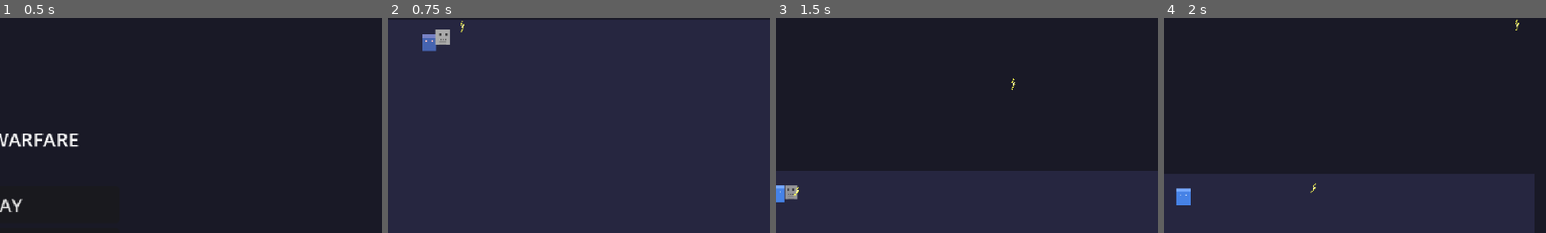
Above: before the commit, frames 1-4 (left to right).
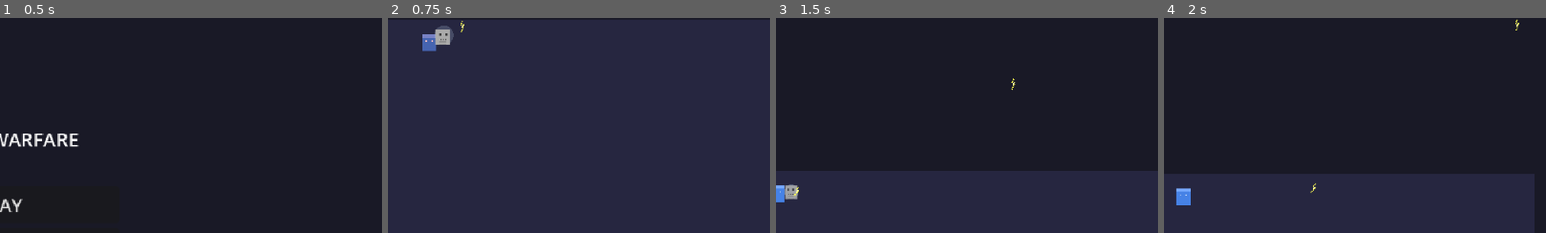
Above: after the commit, the same moments.

Repository: LshMakh/RealmWarfare
Game: Godot game, scene res://scenes/main_menu/main_menu.tscn
The game is run twice, just before and just after one commit, with the same random seed, the same clock (stepped at 60 frames per second) and the same inputs.
Inputs (mouse positions are % of the whole screen's width and height, from its top left):
- Up to frame 1 (0.5 s): no input
- Up to frame 2 (0.75 s): click "PLAY" at 0.5 s
- Up to frame 3 (1.5 s): move the mouse to (72, 45) at 1.27 s; hold D (move_right) from 1.28 s (still down); click (72, 45) at 1.42 s
- Up to frame 4 (2 s): keep holding D (move_right)
The pictures show only the part of the screen within x 50-100%, y 9-59%; the shares and areas given below are measured in that part.

Frame 1 is identical in both runs. In frame 2, less than 0.1% of the frame differs, in the area x 12-18%, y 3-12%; in frame 3, less than 0.1%; in frame 4, nothing differs.

Commit message:
feat: overhaul all blessing visual effects for clear player feedback
- Thunder Ring: bright electric blue expanding ring with white core,
  z_index fix (was behind everything), longer visibility, center flash
- Storm Cloud: dramatic dark cloud with multi-segment lightning bolts,
  purple damage zone indicator, enemy hit flash, fade in/out lifecycle
- Aegis Barrier: 4-layer glowing orbital with trail effect, dynamic
  redistribution for multiple picks, hit sparks on enemy contact
- Lightning Bolt/Chain Lightning: bolts scale up with damage (bigger +
  brighter), impact flash on hit, cooldown reduction 0.1 -> 0.15 per pick

Diff:
--- a/scripts/entities/projectiles/lightning_bolt.gd
+++ b/scripts/entities/projectiles/lightning_bolt.gd
@@ -7,6 +7,21 @@
 var _lifetime: float = 0.0
 var _max_lifetime: float = 2.0
 var _released: bool = false
+
+@onready var sprite: Sprite2D = $Sprite2D
+
+
+class ImpactFlash extends Node2D:
+	var _time: float = 0.0
+	func _process(delta: float) -> void:
+		_time += delta
+		queue_redraw()
+		if _time > 0.15:
+			queue_free()
+	func _draw() -> void:
+		var alpha: float = 1.0 - (_time / 0.15)
+		var radius: float = 4.0 + _time * 40.0
+		draw_circle(Vector2.ZERO, radius, Color(0.8, 0.9, 1.0, alpha * 0.6))
 
 
 func set_pool(p: ObjectPool) -> void:
@@ -19,6 +34,9 @@
 	_released = false
 	global_position = Vector2.ZERO
 	monitoring = false
+	if sprite:
+		sprite.scale = Vector2.ONE
+		sprite.modulate = Color.WHITE
 
 
 func activate(pos: Vector2, dir: Vector2, dmg: int) -> void:
@@ -29,6 +47,13 @@
 	_released = false
 	rotation = direction.angle()
 	monitoring = true
+	# Scale sprite based on damage — higher damage = visibly bigger bolt
+	if sprite:
+		var scale_factor: float = 1.0 + (damage - 10) * 0.05
+		sprite.scale = Vector2.ONE * scale_factor
+		# Tint toward bright white-blue for higher damage
+		var brightness: float = clampf((damage - 10.0) / 30.0, 0.0, 1.0)
+		sprite.modulate = Color(1.0, 1.0, 1.0, 1.0).lerp(Color(0.7, 0.85, 1.0, 1.0), brightness)
 
 
 func _ready() -> void:
@@ -51,9 +76,16 @@
 			return
 		if enemy.has_node("HealthComponent"):
 			enemy.get_node("HealthComponent").take_damage(damage)
+		_spawn_impact_flash(enemy as Node2D)
 		_released = true
 		set_deferred("monitoring", false)
 		call_deferred("_release")
+
+
+func _spawn_impact_flash(target: Node2D) -> void:
+	var flash := ImpactFlash.new()
+	flash.global_position = target.global_position
+	get_tree().current_scene.add_child(flash)
 
 
 func _release() -> void:
--- a/scripts/systems/auto_attack.gd
+++ b/scripts/systems/auto_attack.gd
@@ -64,4 +64,4 @@
 	if blessing.effect_type == BlessingData.EffectType.PROJECTILE:
 		_bonus_damage += blessing.damage
 		_bonus_projectiles += blessing.projectile_count - 1
-		_cooldown_reduction += 0.1
+		_cooldown_reduction += 0.15
--- a/scripts/systems/blessing_manager.gd
+++ b/scripts/systems/blessing_manager.gd
@@ -80,7 +80,10 @@
 
 
 func _fire_storm_cloud(blessing: BlessingData) -> void:
-	var offset := Vector2(randf_range(-80.0, 80.0), randf_range(-80.0, 80.0))
+	# Spawn at random position 40-100px from player
+	var angle := randf() * TAU
+	var dist := randf_range(40.0, 100.0)
+	var offset := Vector2(cos(angle), sin(angle)) * dist
 	var cloud_pos: Vector2 = _player.global_position + offset
 	var cloud := StormCloudEffect.new()
 	cloud.cloud_damage = blessing.damage
@@ -109,7 +112,7 @@
 
 
 func _orbital_hit(blessing: BlessingData, hit_pos: Vector2) -> void:
-	var hit_radius: float = 16.0
+	var hit_radius: float = 20.0
 	var enemies := get_tree().get_nodes_in_group("enemies")
 	for enemy: Node2D in enemies:
 		if not enemy.visible:
@@ -118,6 +121,21 @@
 		if dist <= hit_radius:
 			if enemy.has_node("HealthComponent"):
 				enemy.get_node("HealthComponent").take_damage(blessing.damage)
+				# Hit flash on enemy
+				var orig_mod: Color = enemy.modulate
+				enemy.modulate = Color(0.5, 0.7, 1.0, 1.0)
+				get_tree().create_timer(0.1).timeout.connect(func() -> void:
+					if is_instance_valid(enemy):
+						enemy.modulate = orig_mod
+				)
+			# Spawn hit spark at contact point
+			_spawn_orbital_hit_spark(hit_pos)
+
+
+func _spawn_orbital_hit_spark(pos: Vector2) -> void:
+	var spark := AegisHitSpark.new()
+	spark.global_position = pos
+	_player.get_parent().add_child(spark)
 
 
 func _spawn_orbital_visual(blessing: BlessingData) -> Node2D:
@@ -148,13 +166,16 @@
 				_thunder_ring_timers.append(blessing.cooldown * 0.5)
 		BlessingData.EffectType.ORBITAL:
 			var node: Node2D = _spawn_orbital_visual(blessing)
-			var angle: float = _orbitals.size() * (TAU / 3.0)  # Space orbitals evenly
 			_orbitals.append({
 				"blessing": blessing,
-				"angle": angle,
+				"angle": 0.0,
 				"node": node,
 				"hit_timer": blessing.cooldown,
 			})
+			# Redistribute all orbitals evenly
+			var total: int = _orbitals.size()
+			for idx in range(total):
+				_orbitals[idx]["angle"] = float(idx) * (TAU / float(total))
 
 	GameEvents.hide_level_up_ui.emit()
 
@@ -203,34 +224,52 @@
 # Visual Effect Inner Classes
 # =============================================================================
 
-# Thunder Ring: expanding ring that fades out
+# Thunder Ring: expanding ring — bright electric blue pulse, unmissable
 class ThunderRingEffect extends Node2D:
 	var ring_radius: float = 60.0
 	var _current_radius: float = 0.0
 	var _alpha: float = 1.0
-	var _expand_speed: float = 200.0
-	var _fade_speed: float = 3.0
+	var _expand_speed: float = 160.0
+	var _flash_alpha: float = 0.5
 
 	func _ready() -> void:
-		z_index = -1
+		z_index = 10
 
 	func _process(delta: float) -> void:
 		_current_radius += _expand_speed * delta
-		_alpha -= _fade_speed * delta
+		# Fade faster as the ring expands past the damage radius
+		var fade_speed: float = lerpf(1.2, 2.5, clampf(_current_radius / (ring_radius * 1.5), 0.0, 1.0))
+		_alpha -= fade_speed * delta
+		_flash_alpha -= 4.0 * delta
 		queue_redraw()
 		if _alpha <= 0.0:
 			queue_free()
 
 	func _draw() -> void:
-		var color := Color(0.4, 0.6, 1.0, _alpha)
-		var ring_width: float = 3.0
-		draw_arc(Vector2.ZERO, _current_radius, 0.0, TAU, 32, color, ring_width)
-		# Inner glow
-		var glow_color := Color(0.6, 0.8, 1.0, _alpha * 0.4)
-		draw_arc(Vector2.ZERO, _current_radius * 0.9, 0.0, TAU, 32, glow_color, ring_width * 2.0)
-
-
-# Storm Cloud: dark rectangle with lightning flashes, damages area over duration
+		# Bright flash fill at the center when ring first fires
+		if _flash_alpha > 0.0:
+			var flash_color := Color(0.7, 0.85, 1.0, _flash_alpha * 0.35)
+			draw_circle(Vector2.ZERO, _current_radius * 0.7, flash_color)
+
+		# Outer ring — bright electric blue, thick
+		var color := Color(0.3, 0.7, 1.0, _alpha)
+		draw_arc(Vector2.ZERO, _current_radius, 0.0, TAU, 64, color, 5.0)
+
+		# Bright white-blue core line for electric pop
+		var core_color := Color(0.8, 0.9, 1.0, _alpha * 0.9)
+		draw_arc(Vector2.ZERO, _current_radius, 0.0, TAU, 64, core_color, 2.0)
+
+		# Inner glow ring — wider, softer
+		var glow_color := Color(0.4, 0.7, 1.0, _alpha * 0.5)
+		draw_arc(Vector2.ZERO, _current_radius * 0.85, 0.0, TAU, 64, glow_color, 8.0)
+
+		# Faint outer halo
+		if _current_radius > 10.0:
+			var halo_color := Color(0.5, 0.8, 1.0, _alpha * 0.2)
+			draw_arc(Vector2.ZERO, _current_radius * 1.1, 0.0, TAU, 64, halo_color, 3.0)
+
+
+# Storm Cloud: dramatic dark cloud with bright lightning, damages area over duration
 class StormCloudEffect extends Node2D:
 	var cloud_damage: int = 6
 	var cloud_radius: float = 40.0
@@ -238,11 +277,21 @@
 	var _time: float = 0.0
 	var _flash_timer: float = 0.0
 	var _flash_on: bool = false
+	var _flash_intensity: float = 0.0
 	var _damage_timer: float = 0.0
 	var _damage_interval: float = 0.5
+	# Stored lightning bolt segments so they persist across frames during a flash
+	var _bolt_segments: Array = []  # Array of arrays: [[Vector2, ...], ...]
 
 	func _ready() -> void:
-		z_index = -1
+		z_index = 5
+		# Deal damage immediately on spawn
+		_damage_timer = 0.0
+		# Start with a bright flash
+		_flash_on = true
+		_flash_intensity = 1.0
+		_flash_timer = 0.2
+		_generate_bolts()
 
 	func _process(delta: float) -> void:
 		_time += delta
@@ -254,17 +303,50 @@
 			_damage_timer = _damage_interval
 			_deal_area_damage()
 
-		# Lightning flash
+		# Lightning flash cycling
 		if _flash_timer <= 0.0:
-			_flash_timer = randf_range(0.15, 0.4)
-			_flash_on = not _flash_on
-			queue_redraw()
-
-		# Fade out at end
+			if _flash_on:
+				_flash_on = false
+				_flash_timer = randf_range(0.1, 0.25)
+				_flash_intensity = 0.0
+			else:
+				_flash_on = true
+				_flash_intensity = randf_range(0.8, 1.0)
+				_flash_timer = randf_range(0.08, 0.2)
+				_generate_bolts()
+
+		# Fade flash intensity during a flash
+		if _flash_on:
+			_flash_intensity = maxf(_flash_intensity - delta * 2.0, 0.3)
+
+		# Expire
 		if _time >= cloud_duration:
 			queue_free()
-		else:
-			queue_redraw()
+
+		queue_redraw()
+
+	func _generate_bolts() -> void:
+		_bolt_segments.clear()
+		var bolt_count: int = randi_range(2, 4)
+		var vis_r: float = cloud_radius * 1.5
+		for i in range(bolt_count):
+			var bolt: Array = []
+			# Start from inside cloud body
+			var sx: float = randf_range(-vis_r * 0.4, vis_r * 0.4)
+			var sy: float = randf_range(-vis_r * 0.6, -vis_r * 0.3)
+			bolt.append(Vector2(sx, sy))
+			# 2-3 jagged intermediate points
+			var segs: int = randi_range(2, 3)
+			var prev_x: float = sx
+			for j in range(segs):
+				var t: float = float(j + 1) / float(segs + 1)
+				var jx: float = prev_x + randf_range(-cloud_radius * 0.4, cloud_radius * 0.4)
+				var jy: float = lerpf(sy, cloud_radius * 0.3, t) + randf_range(-5.0, 5.0)
+				bolt.append(Vector2(jx, jy))
+				prev_x = jx
+			# End near ground
+			bolt.append(Vector2(prev_x + randf_range(-8.0, 8.0), randf_range(cloud_radius * 0.1, cloud_radius * 0.4)))
+			_bolt_segments.append(bolt)
 
 	func _deal_area_damage() -> void:
 		var enemies := get_tree().get_nodes_in_group("enemies")
@@ -275,51 +357,146 @@
 			if dist <= cloud_radius:
 				if enemy.has_node("HealthComponent"):
 					enemy.get_node("HealthComponent").take_damage(cloud_damage)
+					# Flash enemy white briefly on hit
+					var orig_mod: Color = enemy.modulate
+					enemy.modulate = Color(2.0, 2.0, 2.0, 1.0)
+					get_tree().create_timer(0.08).timeout.connect(func() -> void:
+						if is_instance_valid(enemy):
+							enemy.modulate = orig_mod
+					)
 
 	func _draw() -> void:
 		var remaining: float = cloud_duration - _time
 		var alpha: float = clampf(remaining / 0.5, 0.0, 1.0)
-
-		# Cloud shadow on ground
-		var shadow_color := Color(0.2, 0.2, 0.3, 0.4 * alpha)
-		draw_circle(Vector2.ZERO, cloud_radius, shadow_color)
-
-		# Cloud body (above)
-		var cloud_color := Color(0.3, 0.3, 0.5, 0.6 * alpha)
-		draw_circle(Vector2(0, -20), cloud_radius * 0.7, cloud_color)
-		draw_circle(Vector2(-12, -18), cloud_radius * 0.5, cloud_color)
-		draw_circle(Vector2(12, -18), cloud_radius * 0.5, cloud_color)
-
-		# Lightning flash
+		# Quick fade-in
+		var fade_in: float = clampf(_time / 0.15, 0.0, 1.0)
+		alpha *= fade_in
+		var vis_r: float = cloud_radius * 1.8
+
+		# --- Damage zone on ground ---
+		var zone_color := Color(0.15, 0.1, 0.3, 0.35 * alpha)
+		draw_circle(Vector2.ZERO, cloud_radius, zone_color)
+		var zone_edge := Color(0.4, 0.3, 0.7, 0.5 * alpha)
+		draw_arc(Vector2.ZERO, cloud_radius, 0.0, TAU, 48, zone_edge, 1.5)
+
+		# --- Cloud body (large, dark, dramatic) ---
+		var cloud_y: float = -vis_r * 0.35
+		var dark := Color(0.15, 0.12, 0.25, 0.85 * alpha)
+		var mid_dark := Color(0.2, 0.18, 0.35, 0.75 * alpha)
+		# Main mass — overlapping circles for puffy shape
+		draw_circle(Vector2(0, cloud_y), vis_r * 0.5, dark)
+		draw_circle(Vector2(-vis_r * 0.35, cloud_y + 4), vis_r * 0.38, dark)
+		draw_circle(Vector2(vis_r * 0.35, cloud_y + 4), vis_r * 0.38, dark)
+		draw_circle(Vector2(vis_r * 0.1, cloud_y - vis_r * 0.18), vis_r * 0.3, mid_dark)
+		draw_circle(Vector2(-vis_r * 0.15, cloud_y + vis_r * 0.15), vis_r * 0.35, dark)
+		draw_circle(Vector2(vis_r * 0.15, cloud_y + vis_r * 0.15), vis_r * 0.35, dark)
+
+		# Cloud lights up during lightning
 		if _flash_on:
-			var flash_color := Color(0.8, 0.9, 1.0, 0.7 * alpha)
-			# Jagged lightning bolt from cloud to ground
-			var start := Vector2(randf_range(-8.0, 8.0), -15.0)
-			var mid := Vector2(randf_range(-12.0, 12.0), -5.0)
-			var end_pt := Vector2(randf_range(-6.0, 6.0), 5.0)
-			draw_line(start, mid, flash_color, 2.0)
-			draw_line(mid, end_pt, flash_color, 2.0)
-
-
-# Aegis Barrier orbital: small glowing shield that orbits the player
+			var lit := Color(0.5, 0.45, 0.7, 0.4 * _flash_intensity * alpha)
+			draw_circle(Vector2(0, cloud_y), vis_r * 0.45, lit)
+
+		# --- Lightning bolts ---
+		if _flash_on and _bolt_segments.size() > 0:
+			for bolt: Array in _bolt_segments:
+				if bolt.size() < 2:
+					continue
+				var core_color := Color(1.0, 1.0, 1.0, _flash_intensity * alpha)
+				var glow_color := Color(0.7, 0.8, 1.0, _flash_intensity * 0.6 * alpha)
+				for k in range(bolt.size() - 1):
+					var from: Vector2 = bolt[k]
+					var to: Vector2 = bolt[k + 1]
+					draw_line(from, to, glow_color, 5.0)
+					draw_line(from, to, core_color, 2.5)
+
+			# Ground impact flash at bolt tips
+			for bolt: Array in _bolt_segments:
+				if bolt.size() > 0:
+					var tip: Vector2 = bolt[bolt.size() - 1]
+					var impact := Color(0.8, 0.85, 1.0, 0.5 * _flash_intensity * alpha)
+					draw_circle(tip, 6.0, impact)
+
+
+# Aegis Barrier orbital: bright glowing shield that orbits the player with trail
 class AegisOrbitalEffect extends Node2D:
 	var _pulse_time: float = 0.0
+	var _trail: Array[Vector2] = []
+	var _trail_timer: float = 0.0
+	const TRAIL_LENGTH: int = 6
+	const TRAIL_INTERVAL: float = 0.03
 
 	func _ready() -> void:
-		z_index = 1
+		z_index = 10
 
 	func _process(delta: float) -> void:
-		_pulse_time += delta * 4.0
+		_pulse_time += delta * 5.0
+		# Record trail positions
+		_trail_timer -= delta
+		if _trail_timer <= 0.0:
+			_trail_timer = TRAIL_INTERVAL
+			_trail.push_back(global_position)
+			if _trail.size() > TRAIL_LENGTH:
+				_trail.pop_front()
 		queue_redraw()
 
 	func _draw() -> void:
-		var pulse: float = 0.8 + 0.2 * sin(_pulse_time)
-		# Shield core
-		var core_color := Color(0.3, 0.5, 1.0, 0.8 * pulse)
-		draw_circle(Vector2.ZERO, 8.0, core_color)
-		# Shield glow
-		var glow_color := Color(0.5, 0.7, 1.0, 0.3 * pulse)
-		draw_circle(Vector2.ZERO, 12.0, glow_color)
-		# Shield edge arc
-		var edge_color := Color(0.7, 0.85, 1.0, 0.6 * pulse)
-		draw_arc(Vector2.ZERO, 10.0, -PI * 0.3, PI * 0.3, 8, edge_color, 2.0)
+		var pulse: float = 0.7 + 0.3 * sin(_pulse_time)
+
+		# Draw trail (fading circles at previous positions)
+		for i in range(_trail.size()):
+			var t: float = float(i) / float(TRAIL_LENGTH)
+			var trail_alpha: float = t * 0.25 * pulse
+			var trail_pos: Vector2 = _trail[i] - global_position
+			var trail_size: float = 4.0 + t * 4.0
+			var trail_color := Color(0.4, 0.6, 1.0, trail_alpha)
+			draw_circle(trail_pos, trail_size, trail_color)
+
+		# Outer glow (large soft)
+		var outer_glow := Color(0.3, 0.5, 1.0, 0.15 * pulse)
+		draw_circle(Vector2.ZERO, 18.0, outer_glow)
+
+		# Mid glow
+		var mid_glow := Color(0.4, 0.6, 1.0, 0.3 * pulse)
+		draw_circle(Vector2.ZERO, 13.0, mid_glow)
+
+		# Shield core (bright white-blue)
+		var core_color := Color(0.6, 0.8, 1.0, 0.9 * pulse)
+		draw_circle(Vector2.ZERO, 9.0, core_color)
+
+		# Inner bright center
+		var center_color := Color(0.85, 0.92, 1.0, pulse)
+		draw_circle(Vector2.ZERO, 5.0, center_color)
+
+		# Shield arc (curved shield shape on the leading edge)
+		var arc_color := Color(0.8, 0.9, 1.0, 0.8 * pulse)
+		draw_arc(Vector2.ZERO, 11.0, -PI * 0.5, PI * 0.5, 12, arc_color, 2.5)
+
+		# Secondary arc (opposite side, dimmer)
+		var arc2_color := Color(0.5, 0.7, 1.0, 0.4 * pulse)
+		draw_arc(Vector2.ZERO, 11.0, PI * 0.5, PI * 1.5, 12, arc2_color, 1.5)
+
+
+# Hit spark effect when orbital strikes an enemy
+class AegisHitSpark extends Node2D:
+	var _time: float = 0.0
+	const DURATION: float = 0.2
+
+	func _ready() -> void:
+		z_index = 11
+
+	func _process(delta: float) -> void:
+		_time += delta
+		queue_redraw()
+		if _time >= DURATION:
+			queue_free()
+
+	func _draw() -> void:
+		var t: float = _time / DURATION
+		var alpha: float = 1.0 - t
+		var size: float = 6.0 + t * 12.0
+		# Bright flash
+		var flash_color := Color(0.7, 0.85, 1.0, alpha * 0.8)
+		draw_circle(Vector2.ZERO, size, flash_color)
+		# White core
+		var core_color := Color(0.9, 0.95, 1.0, alpha)
+		draw_circle(Vector2.ZERO, size * 0.4, core_color)
